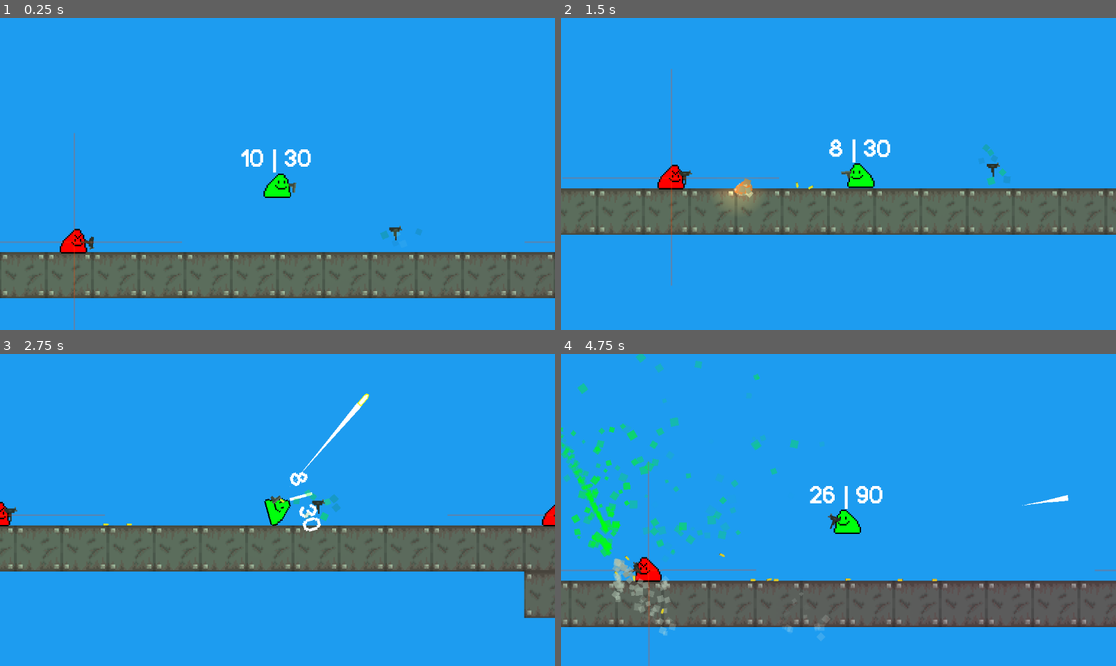
Above: before the commit, frames 1-4 (two rows, left to right).
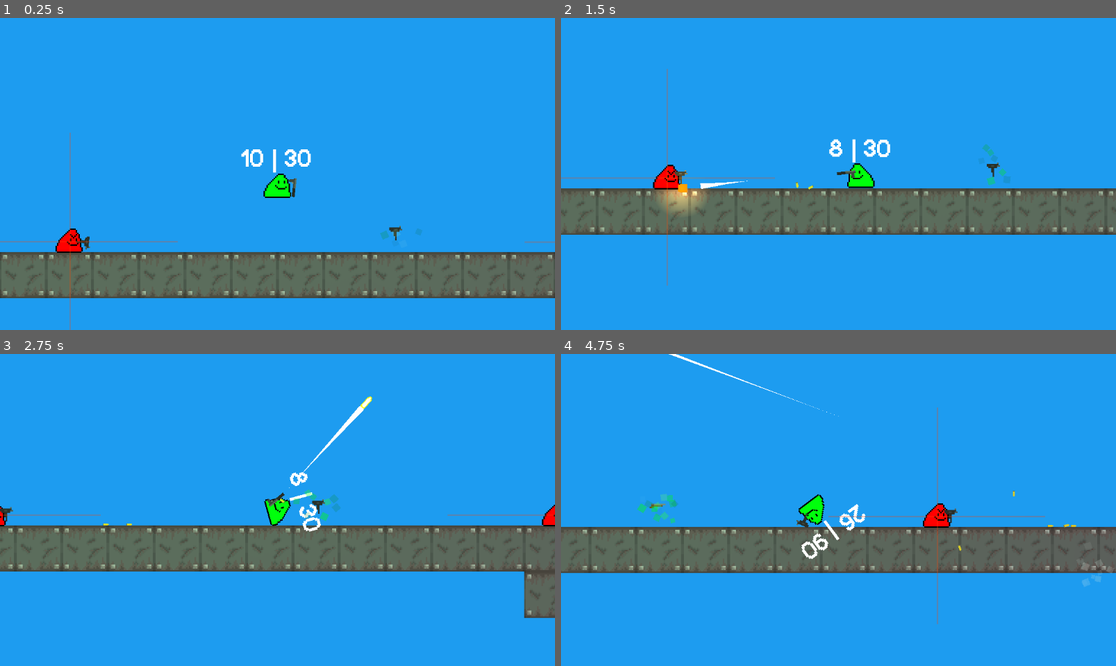
Above: after the commit, the same moments.

Repository: a0fefd/blobs-with-guns-remastered
Game: Godot game, scene res://scenes/levels/world.tscn
The game is run twice, just before and just after one commit, with the same random seed, the same clock (stepped at 60 frames per second) and the same inputs. This scene is started directly instead of the project's main scene.
Inputs (mouse positions are in pixels of both pictures, inside the frame that each line leads up to):
- Up to frame 1 (0.25 s): no input
- Up to frame 2 (1.5 s): move the mouse to (960, 158) at 0.52 s; press the mouse at (960, 158) at 0.53 s; move the mouse to (727, 189) at 1.27 s; release the mouse at (727, 189) at 1.28 s; click (727, 189) at 1.35 s
- Up to frame 3 (2.75 s): move the mouse to (333, 441) at 2.02 s; hold F (focus) from 2.03 s (still down); click (333, 441) at 2.3 s
- Up to frame 4 (4.75 s): move the mouse to (810, 572) at 2.77 s; release F (focus) at 2.78 s; tap Mouse wheel up (next_gun) at 2.85 s; click (810, 572) at 3.05 s; move the mouse to (1005, 556) at 3.52 s; press the mouse at (1005, 556) at 3.53 s; tap Mouse wheel down (prev_gun) at 3.6 s; move the mouse to (672, 463) at 4.27 s; release the mouse at (672, 463) at 4.28 s; click (672, 463) at 4.35 s

The runs differ from the first frame. In frame 1, 0.7% of the frame differs, in the area x 0-54%, y 36-100%; in frame 2, 1.7%; in frame 3, 0.5%; in frame 4, 34%, in the area x 0-100%, y 0-100%.

Commit message:
changed enemy logic to notice players based on sound added suppressed pistol which doesn't alert blobs gave enemy blobs a reaction timer

Diff:
--- a/scenes/blobs/enemy.tscn
+++ b/scenes/blobs/enemy.tscn
@@ -9,6 +9,7 @@
 [node name="Enemy" groups=["EnemyBlobs"] instance=ExtResource("1_n8q45")]
 script = ExtResource("2_0nah1")
 held_weapon = null
+reaction_time = 200
 
 [node name="Sprite2D" parent="." index="0"]
 modulate = Color(1, 0, 0, 1)
@@ -16,22 +17,27 @@
 [node name="Face" parent="Sprite2D" index="0"]
 frame = 1
 
-[node name="Eyesight" type="Area2D" parent="." index="3"]
+[node name="HearingArea" type="Area2D" parent="." index="3"]
 
-[node name="CollisionShape2D" type="CollisionShape2D" parent="Eyesight" index="0"]
+[node name="CollisionShape2D" type="CollisionShape2D" parent="HearingArea" index="0"]
 shape = SubResource("CircleShape2D_gmfio")
 
-[node name="ColorRect" type="ColorRect" parent="Eyesight" index="1"]
+[node name="ColorRect" type="ColorRect" parent="HearingArea" index="1"]
 offset_left = -75.0
 offset_right = 75.0
 offset_bottom = 1.0
 color = Color(1, 0.227451, 0.0117647, 0.262745)
 
-[node name="ColorRect2" type="ColorRect" parent="Eyesight" index="2"]
+[node name="ColorRect2" type="ColorRect" parent="HearingArea" index="2"]
 offset_top = -75.0
 offset_right = 1.0
 offset_bottom = 75.0
 color = Color(1, 0.227451, 0.0117647, 0.262745)
 
-[connection signal="body_entered" from="Eyesight" to="." method="_on_eyesight_body_entered"]
-[connection signal="body_exited" from="Eyesight" to="." method="_on_eyesight_body_exited"]
+[node name="ReactionTime" type="Timer" parent="." index="4"]
+wait_time = 0.2
+one_shot = true
+
+[connection signal="body_entered" from="HearingArea" to="." method="_on_hearing_area_body_entered"]
+[connection signal="body_exited" from="HearingArea" to="." method="_on_hearing_area_body_exited"]
+[connection signal="timeout" from="ReactionTime" to="." method="_on_reaction_time_timeout"]
--- a/scenes/guns/gun.tscn
+++ b/scenes/guns/gun.tscn
@@ -188,6 +188,7 @@
 
 [node name="ShootTimer" type="Timer" parent="."]
 wait_time = 0.1
+one_shot = true
 
 [connection signal="animation_finished" from="AnimationPlayer" to="." method="_on_animation_player_animation_finished"]
 [connection signal="timeout" from="ShootTimer" to="." method="_on_shoot_timer_timeout"]
--- /dev/null
+++ b/scenes/guns/variants/suppressed_pistol.tscn
@@ -0,0 +1,13 @@
+[gd_scene load_steps=2 format=3 uid="uid://dlmi66523iplf"]
+
+[ext_resource type="PackedScene" uid="uid://n1eghj4te88a" path="res://scenes/guns/gun.tscn" id="1_3m155"]
+
+[node name="SilencedPistol" instance=ExtResource("1_3m155")]
+
+[node name="Sprite2D" parent="." index="0"]
+frame = 1
+
+[node name="ShootSound" parent="." index="1"]
+volume_db = -30.0
+pitch_scale = 0.9
+max_distance = 20.0
--- a/scenes/levels/world.tscn
+++ b/scenes/levels/world.tscn
@@ -1,7 +1,8 @@
-[gd_scene load_steps=9 format=3 uid="uid://cbrdgykkgk1vo"]
+[gd_scene load_steps=10 format=3 uid="uid://cbrdgykkgk1vo"]
 
 [ext_resource type="TileSet" uid="uid://4x32bkmii5mh" path="res://tiles/tiles.tres" id="1_46tp5"]
 [ext_resource type="PackedScene" uid="uid://n5o0ehci0ads" path="res://scenes/blobs/player.tscn" id="2_gugrc"]
+[ext_resource type="PackedScene" uid="uid://dlmi66523iplf" path="res://scenes/guns/variants/suppressed_pistol.tscn" id="3_wp6bi"]
 [ext_resource type="PackedScene" uid="uid://c8bdly6ykhkib" path="res://scenes/guns/variants/uzi.tscn" id="4_7al0c"]
 [ext_resource type="PackedScene" uid="uid://ba5gc27qsv2e0" path="res://scenes/guns/pickup.tscn" id="4_aiybn"]
 [ext_resource type="Texture2D" uid="uid://galc2r4gpkdi" path="res://sprites/guns/guns.png" id="6_ngmah"]
@@ -17,6 +18,7 @@
 layer_0/tile_data = PackedInt32Array(196601, 65536, 0, 196602, 65536, 0, 196603, 65536, 0, 196604, 65536, 0, 196605, 65 …(1296 unchanged characters)…
 
 [node name="Player" parent="." instance=ExtResource("2_gugrc")]
+gun = ExtResource("3_wp6bi")
 
 [node name="Uzi Pickup" parent="." instance=ExtResource("4_aiybn")]
 position = Vector2(82, 51)
@@ -32,7 +34,7 @@
 sprite_index = 3
 
 [node name="Enemy" parent="." instance=ExtResource("7_8ogag")]
-position = Vector2(-141, 42)
+position = Vector2(-144, 47)
 held_weapon = ExtResource("4_7al0c")
 
 [node name="Enemy2" parent="." instance=ExtResource("7_8ogag")]
--- a/scripts/blob/enemy_blob.gd
+++ b/scripts/blob/enemy_blob.gd
@@ -3,8 +3,17 @@
 
 
 @export var held_weapon: PackedScene = null
+@export var reaction_time: int = 200
 
-var is_player_seen := false
+var is_player_heard := false
+var seen_tiles: Array = []
+var vec_to_player: Vector2i = Vector2i(0, 0)
+
+var timedout := false
+var ready_to_fire := false
+
+var player
+var player_shoot_sound
 
 # variables:
 ## world
@@ -13,6 +22,9 @@
 ## collider
 
 func _ready():
+
+	$ReactionTime.set_wait_time(reaction_time/1000.0)
+
 	if (held_weapon != null):
 		# setting up the held weapon
 		var weapon_instance = held_weapon.instantiate()
@@ -26,14 +38,33 @@
 	pass
 
 func _process(delta):
-	pass
+	player = world.find_child("Player")
+	player_shoot_sound = player.find_child("GunPos").get_child(player.inv_selected_gun).find_child("ShootSound")
+	if is_player_heard:
+		if player_shoot_sound.playing and !player_shoot_sound.get_parent().is_suppressed:
+			if $ReactionTime.is_stopped() and !timedout:
+				$ReactionTime.start()
+
+		if timedout:
+			ready_to_fire = true
+	else:
+		ready_to_fire = false
 
 
-func _on_eyesight_body_entered(body):
-	if body.name == "Player":
-		is_player_seen = true
 
 
-func _on_eyesight_body_exited(body):
+
+func _on_hearing_area_body_entered(body):
 	if body.name == "Player":
-		is_player_seen = false
+		is_player_heard = true
+
+
+func _on_hearing_area_body_exited(body):
+	if body.name == "Player":
+		is_player_heard = false
+		timedout = false
+
+
+func _on_reaction_time_timeout():
+	timedout = true
+	$ReactionTime.set_wait_time(reaction_time/1000)
--- a/scripts/gun/gun.gd
+++ b/scripts/gun/gun.gd
@@ -28,6 +28,8 @@
 
 var is_player_weapon := false
 
+@onready var is_suppressed = true if name == "SilencedPistol" else false
+
 @onready var enemy_list = get_tree().get_nodes_in_group("EnemyBlobs")
 
 @onready var animation_player: AnimationPlayer = get_node("AnimationPlayer")
@@ -57,7 +59,7 @@
 			if Input.is_action_just_pressed("reload") and ammo_in_mag != mag_size and !reloading:
 				reload()
 		else:
-			if owner.is_player_seen:
+			if owner.ready_to_fire:
 				var player_pos = world.find_child("Player").global_position
 				look_at(player_pos)
 
--- a/scripts/levels/menu/level_selector.gd
+++ b/scripts/levels/menu/level_selector.gd
@@ -8,18 +8,19 @@
 
 @export var selected_level: Dictionary = {
 	"index": 0,
-	"name": "test1"
+	"name": ""
 }
 
 @onready var level_instances: Dictionary = {}
 
 func _ready():
+	selected_level["name"] = level_list.keys()[ selected_level["index"] ]
 	for key in level_list.keys():
 		level_instances[key] = level_list[key].instantiate()
 	$"Level Name".text = level_instances[ selected_level["name"] ].name
 
 
-func _process(delta):
+func _process(_delta):
 	selected_level["name"] = level_list.keys()[ selected_level["index"] ]
 
 
